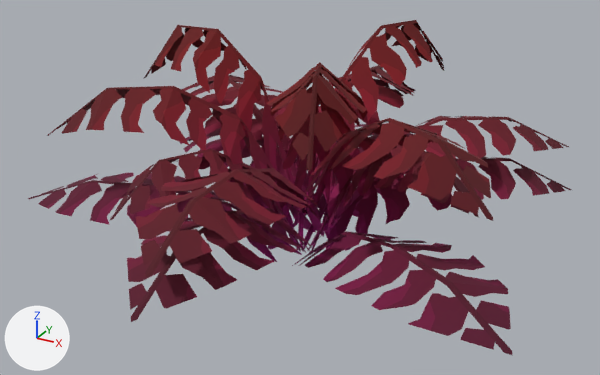
A saved change to the glTF model assets/synty/synty-plant-fern-leaves-02.gltf.
Before and after are seen from a camera (50 mm lens) standing at (0.902, -1.665, 1.015) and looking at (-0.007, -0.012, 0.188). Every picture has the same lights, and +X, +Y and +Z are marked at lower left. The picture after the commit comes second. Vertices at exactly the same position are counted once.

Names of what the first picture shows: 'SM_Plant_Fern_Leaves_02'.
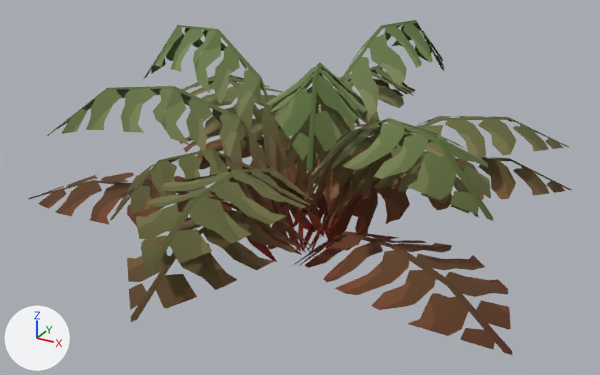
What differs and where, as boxes (x1, y1, x2, y2) in the pictures (600 x 375 px):
part 1 of me_sm_plant_fern_leaves_02, recoloured: (58, 80, 566, 324) in both
part 2 of me_sm_plant_fern_leaves_02, recoloured: (39, 139, 512, 355) in both
part 3 of me_sm_plant_fern_leaves_02, recoloured (lighter): (47, 65, 566, 277) in both
part 4 of me_sm_plant_fern_leaves_02, recoloured (lighter): (108, 20, 444, 187) in both

What changed in the scene script:
```text
Change me_sm_plant_fern_leaves_02:
    where me_sm_plant_fern_leaves_02.from_pydata(...)  # 204 vertices, 252 faces; spans x -0.664..0.63, y -0.671..0.727, z 0.0..0.56
    used by ob_sm_plant_fern_leaves_02; location = (0.0, 0.0, 0.0)
    me_sm_plant_fern_leaves_02 part 1: 91 faces centred in x -0.46..0.513, y -0.57..0.509, z 0.152..0.287 are repainted in the vertex colours; the middle colour goes from pink #ff00a3 to pink #ffa2a2
    me_sm_plant_fern_leaves_02 part 2: 53 faces centred in x -0.574..0.556, y -0.345..0.618, z 0.036..0.16 are repainted in the vertex colours; the middle colour goes from pink #ff00c7 to red #ff6d6d
    me_sm_plant_fern_leaves_02 part 3: 74 faces centred in x -0.493..0.493, y -0.565..0.523, z 0.292..0.411 are repainted in the vertex colours; the middle colour goes from pink #ff006d to pale pink #ffd8d8
    me_sm_plant_fern_leaves_02 part 4: 34 faces centred in x -0.391..0.358, y -0.306..0.363, z 0.432..0.532 are repainted in the vertex colours; the middle colour goes from red #ff0035 to white #fff6f6
```
